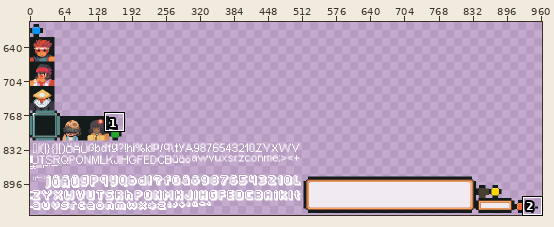
Edited in one commit: sprite sheet (core/src/test/resources/ui/skin.png). Above: a wide view before the commit, with the close-up outlined.
Close-up. Before the edit:
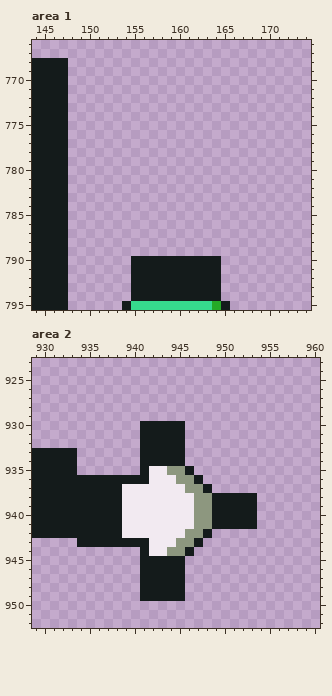
The file is 1024x1024 pixels. Colours within 5 levels of each other are drawn and written as one. Shown: area 1: x 144..174, y 766..795; area 2: x 929..960, y 923..952. The old version is drawn lined up with the new one. The wide view leaves out empty margins.
After the commit:
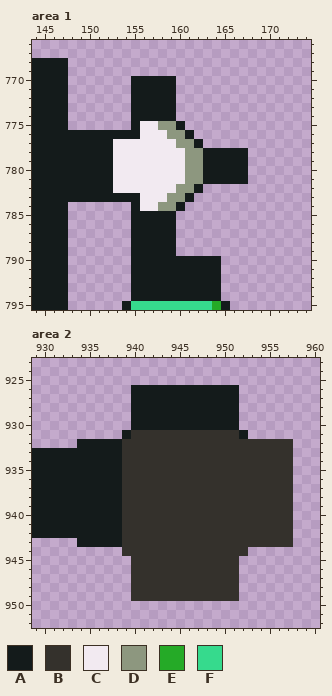
Palette (. is transparent): A #141b1b  B #34312c  C #f2eaf1  D #8d977f  E #25aa27  F #36da8d
Diff:
drawings rearranged on the sheet (the old picture shows each at its new place)
--- area 1
@@ x 144..174 @@
 769 AAAA...........................
-770 AAAA...........................
-771 AAAA...........................
-772 AAAA...........................
-773 AAAA...........................
-774 AAAA...........................
-775 AAAA...........................
-776 AAAA...........................
-777 AAAA...........................
-778 AAAA...........................
-779 AAAA...........................
-780 AAAA...........................
-781 AAAA...........................
-782 AAAA...........................
-783 AAAA...........................
-784 AAAA...........................
-785 AAAA...........................
-786 AAAA...........................
-787 AAAA...........................
-788 AAAA...........................
-789 AAAA...........................
+770 AAAA.......AAAAA...............
+771 AAAA.......AAAAA...............
+772 AAAA.......AAAAA...............
+773 AAAA.......AAAAA...............
+774 AAAA.......AAAAA...............
+775 AAAA.......ACCDDA..............
+776 AAAAAAAAAAAACCCDDA.............
+777 AAAAAAAAACCCCCCCDDA............
+778 AAAAAAAAACCCCCCCCDDAAAAA.......
+779 AAAAAAAAACCCCCCCCDDAAAAA.......
+780 AAAAAAAAACCCCCCCCDDAAAAA.......
+781 AAAAAAAAACCCCCCCCDDAAAAA.......
+782 AAAAAAAAACCCCCCCDDA............
+783 AAAAAAAAAAAACCCDDA.............
+784 AAAA.......ACCDDA..............
+785 AAAA.......AAAAA...............
+786 AAAA.......AAAAA...............
+787 AAAA.......AAAAA...............
+788 AAAA.......AAAAA...............
+789 AAAA.......AAAAA...............
 790 AAAA.......AAAAAAAAAA..........
--- area 2
@@ x 929..960 @@
 925 ................................
-926 ................................
-927 ................................
-928 ................................
-929 ................................
-930 ............AAAAA...............
-931 ............AAAAA...............
-932 ............AAAAA...............
-933 AAAAA.......AAAAA...............
-934 AAAAA.......AAAAA...............
-935 AAAAA.......ACCDDA..............
-936 AAAAAAAAAAAAACCCDDA.............
-937 AAAAAAAAAACCCCCCCDDA............
-938 AAAAAAAAAACCCCCCCCDDAAAAA.......
-939 AAAAAAAAAACCCCCCCCDDAAAAA.......
-940 AAAAAAAAAACCCCCCCCDDAAAAA.......
-941 AAAAAAAAAACCCCCCCCDDAAAAA.......
-942 AAAAAAAAAACCCCCCCDDA............
-943 .....AAAAAAAACCCDDA.............
-944 ............ACCDDA..............
-945 ............AAAAA...............
-946 ............AAAAA...............
-947 ............AAAAA...............
-948 ............AAAAA...............
-949 ............AAAAA...............
+926 ...........AAAAAAAAAAAA.........
+927 ...........AAAAAAAAAAAA.........
+928 ...........AAAAAAAAAAAA.........
+929 ...........AAAAAAAAAAAA.........
+930 ...........AAAAAAAAAAAA.........
+931 ..........ABBBBBBBBBBBBA........
+932 .....AAAAABBBBBBBBBBBBBBBBBBB...
+933 AAAAAAAAAABBBBBBBBBBBBBBBBBBB...
+934 AAAAAAAAAABBBBBBBBBBBBBBBBBBB...
+935 AAAAAAAAAABBBBBBBBBBBBBBBBBBB...
+936 AAAAAAAAAABBBBBBBBBBBBBBBBBBB...
+937 AAAAAAAAAABBBBBBBBBBBBBBBBBBB...
+938 AAAAAAAAAABBBBBBBBBBBBBBBBBBB...
+939 AAAAAAAAAABBBBBBBBBBBBBBBBBBB...
+940 AAAAAAAAAABBBBBBBBBBBBBBBBBBB...
+941 AAAAAAAAAABBBBBBBBBBBBBBBBBBB...
+942 AAAAAAAAAABBBBBBBBBBBBBBBBBBB...
+943 .....AAAAABBBBBBBBBBBBBBBBBBB...
+944 ..........BBBBBBBBBBBBBB........
+945 ...........BBBBBBBBBBBB.........
+946 ...........BBBBBBBBBBBB.........
+947 ...........BBBBBBBBBBBB.........
+948 ...........BBBBBBBBBBBB.........
+949 ...........BBBBBBBBBBBB.........
 950 ................................
Boxes around the changes in both close-ups, in picture pixels (x1, y1, x2, y2):
added: (68, 76, 248, 256)
changed: (77, 385, 293, 601)
